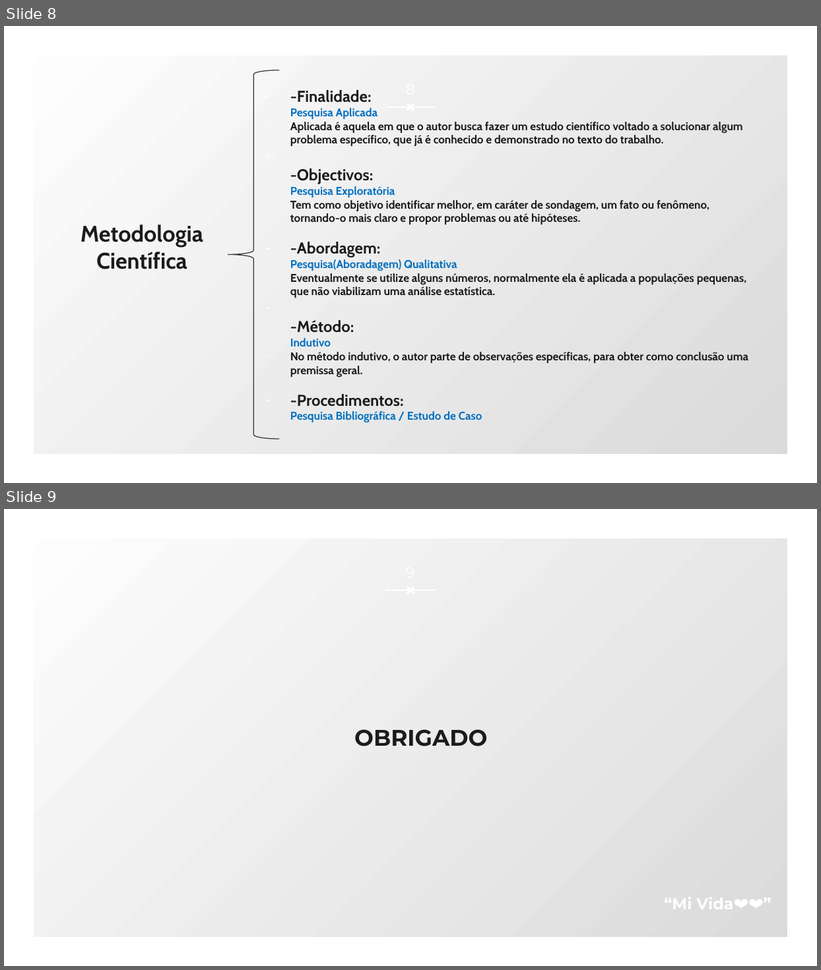
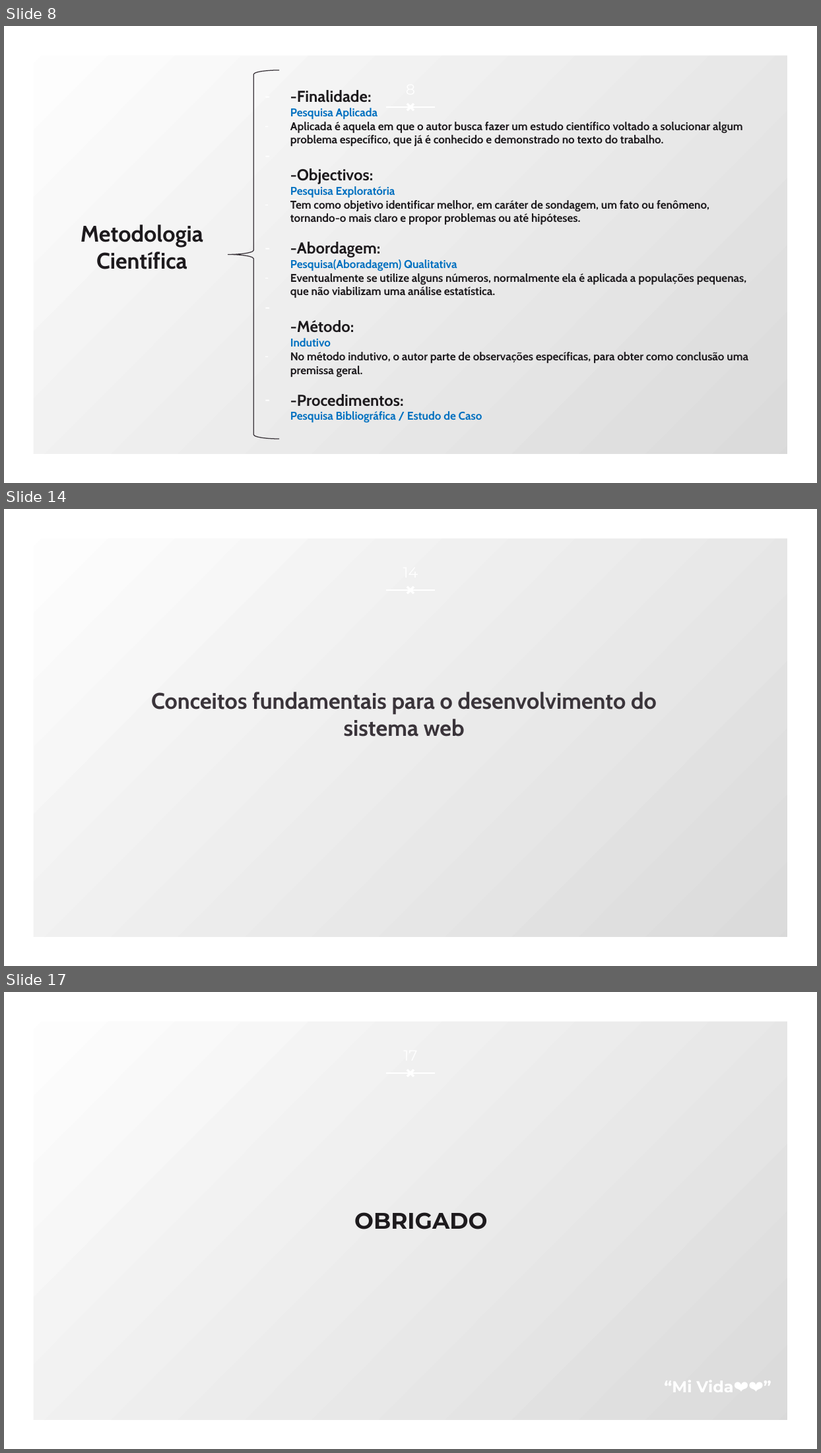
Before and after one commit to reincedaniel/TCC, a slide deck: apresentação.pptx. Shown one above the other, each under a label of ours: slides 8 and 9 before the commit, slides 8, 14 and 17 after it; the slides between them are not shown. The pictures are 821x970 and 821x1453 pixels, drawn with LibreOffice and Linux fonts; fonts in the diff are those of the drawing. Boxes give left, top, right and bottom in pixels: in the first picture for what was removed or moved away, otherwise in the second. Text is boxed around its words. In the diff, an @@ line names an element or a change of style, - is before the commit and + after.

```diff
--- a/apresentação.pptx
+++ b/apresentação.pptx
@@ slide 14 added at bbox=[4, 509, 817, 966], background gradient #FFFFFF to #D9D9D9; not listed: 3 template elements that a slide beside it also shows @@
@@ text added at bbox=[151, 692, 657, 737], 20 pt, text #3A343A, bold @@
+Conceitos fundamentais para o desenvolvimento do sistema web
@@ what was slide 9 is now slide 17 @@
```
Also in this commit, not shown: 1 slide changed, 7 other slides added, 17 other files.
